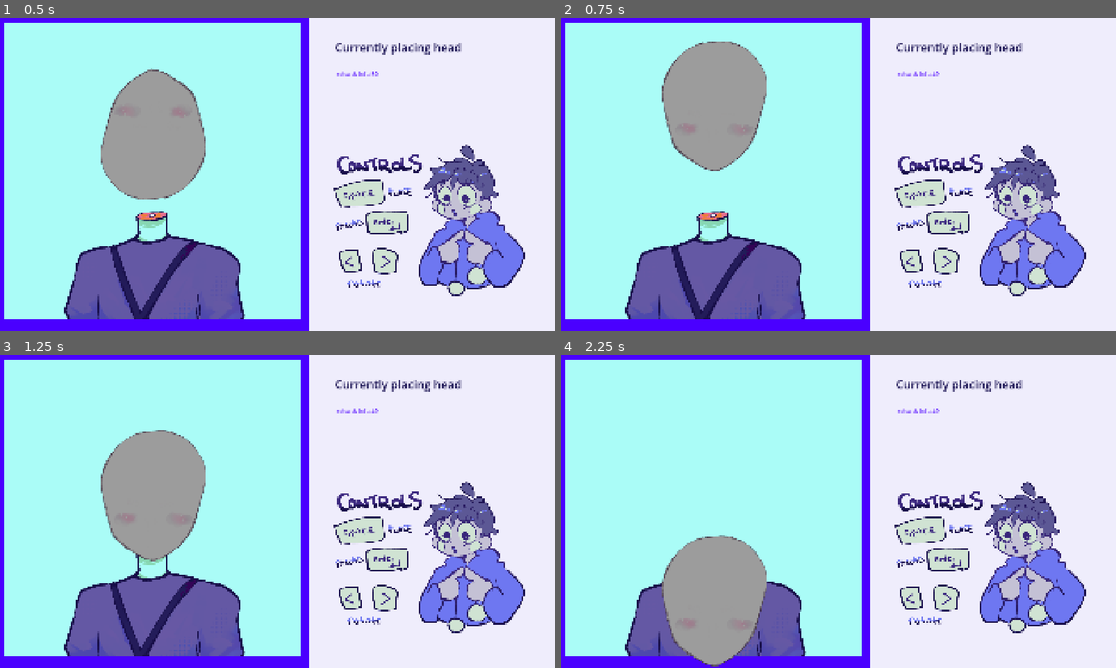
Above: before the commit, frames 1-4 (two rows, left to right).
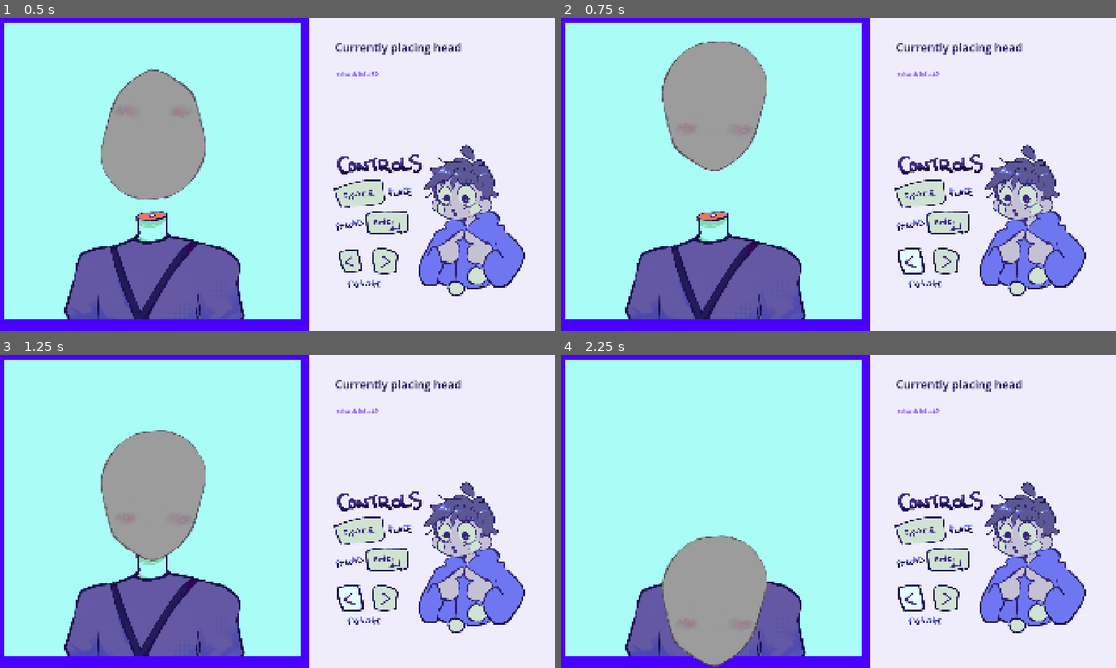
Above: after the commit, the same moments.

Repository: Herbeon/haven-toronto-game
Game: Godot game, scene res://game.tscn
Same seed, same stepped clock (60 frames per second), same inputs: the game is played once before the commit and once after it.
Inputs (mouse positions are in pixels of both pictures, inside the frame that each line leads up to):
- Up to frame 1 (0.5 s): no input
- Up to frame 2 (0.75 s): tap Enter (reload) at 0.5 s; move the mouse to (960, 158) at 0.52 s; hold Up from 0.53 s (still down); hold Left (rotate_ccwise) from 0.53 s (still down); click (960, 158) at 0.67 s
- Up to frame 3 (1.25 s): keep holding Up; keep holding Left (rotate_ccwise); tap Right (rotate_clockwise) at 0.8 s
- Up to frame 4 (2.25 s): move the mouse to (727, 527) at 1.27 s; release Up at 1.28 s; release Left (rotate_ccwise) at 1.28 s; hold Down 1.28-2.03 s; tap Right (rotate_clockwise) at 1.35 s; tap Left (rotate_ccwise) at 1.55 s; move the mouse to (894, 442) at 2.02 s; hold Up from 2.03 s (still down); hold Left (rotate_ccwise) from 2.03 s (still down)

Frame 1 is identical in both runs. In frame 2, 0.4% of the frame differs, in the area x 60-66%, y 73-82%; in frame 3, 0.4%; in frame 4, 0.4%.

Commit message:
added ui stuff

Diff:
--- /dev/null
+++ b/havenBounceBack/controls_explained.gd
@@ -0,0 +1,26 @@
+extends TextureRect
+
+
+# Called when the node enters the scene tree for the first time.
+func _ready() -> void:
+	pass # Replace with function body.
+
+
+# Called every frame. 'delta' is the elapsed time since the previous frame.
+func _process(delta: float) -> void:
+	if(Input.is_action_pressed("pause")):
+		$space.visible = true
+	else:
+		$space.visible = false
+	if(Input.is_action_pressed("reload")):
+		$enter.visible = true
+	else:
+		$enter.visible = false
+	if(Input.is_action_pressed("rotate_clockwise")):
+		$right.visible = true
+	else:
+		$right.visible = false
+	if(Input.is_action_pressed("rotate_ccwise")):
+		$left.visible = true
+	else:
+		$left.visible = false
--- a/havenBounceBack/game.tscn
+++ b/havenBounceBack/game.tscn
@@ -6,9 +6,14 @@
 [ext_resource type="PackedScene" uid="uid://djicpc76ou862" path="res://head.tscn" id="4_7jktm"]
 [ext_resource type="Texture2D" uid="uid://fu3aolj76tm8" path="res://backgrounds/controls.png" id="4_hve3p"]
 [ext_resource type="PackedScene" uid="uid://dpfcb61p4xb8e" path="res://torso.tscn" id="4_ryrav"]
+[ext_resource type="Script" uid="uid://3i7oe4mldhu7" path="res://controls_explained.gd" id="5_7sc4i"]
+[ext_resource type="Texture2D" uid="uid://d3dmu0vh273mj" path="res://backgrounds/spacepressed.png" id="6_80cx4"]
+[ext_resource type="Texture2D" uid="uid://r44uqnma4mm" path="res://backgrounds/enterpressed.png" id="7_e8heu"]
 [ext_resource type="PackedScene" uid="uid://crvkgv3gvwurq" path="res://ear_1.tscn" id="7_eow3j"]
 [ext_resource type="PackedScene" uid="uid://ccxtt8gld1bal" path="res://eye_1.tscn" id="7_j5wjh"]
 [ext_resource type="PackedScene" uid="uid://ccu8645egrb3x" path="res://ear_2.tscn" id="7_vef74"]
+[ext_resource type="Texture2D" uid="uid://dayl2ovffhxuf" path="res://backgrounds/leftpressed.png" id="8_rvswv"]
+[ext_resource type="Texture2D" uid="uid://dh1t1yxedru7f" path="res://backgrounds/rightpressed.png" id="9_boyg6"]
 [ext_resource type="PackedScene" uid="uid://x2u2rsucnlf8" path="res://mouth.tscn" id="9_vef74"]
 
 [sub_resource type="LabelSettings" id="LabelSettings_m6jhr"]
@@ -83,6 +88,43 @@
 offset_bottom = 968.0
 texture = ExtResource("4_hve3p")
 expand_mode = 1
+script = ExtResource("5_7sc4i")
+
+[node name="space" type="TextureRect" parent="controls explained" unique_id=646424990]
+layout_mode = 0
+offset_left = -20.0
+offset_top = -26.0
+offset_right = 805.3333
+offset_bottom = 593.0
+texture = ExtResource("6_80cx4")
+expand_mode = 1
+
+[node name="enter" type="TextureRect" parent="controls explained" unique_id=234672408]
+layout_mode = 0
+offset_left = -24.0
+offset_top = -52.0
+offset_right = 836.0
+offset_bottom = 593.0
+texture = ExtResource("7_e8heu")
+expand_mode = 1
+
+[node name="left" type="TextureRect" parent="controls explained" unique_id=718031464]
+layout_mode = 0
+offset_left = -14.0
+offset_top = -71.0
+offset_right = 840.6667
+offset_bottom = 570.0
+texture = ExtResource("8_rvswv")
+expand_mode = 1
+
+[node name="right" type="TextureRect" parent="controls explained" unique_id=364765185]
+layout_mode = 0
+offset_left = -25.0
+offset_top = -56.0
+offset_right = 793.6667
+offset_bottom = 558.0
+texture = ExtResource("9_boyg6")
+expand_mode = 1
 
 [node name="torso" parent="." unique_id=447771115 instance=ExtResource("4_ryrav")]
 z_index = 2
Binary file added: havenBounceBack/backgrounds/enterpressed.png
Not shown, added: havenBounceBack/backgrounds/enterpressed.png.import
Binary file added: havenBounceBack/backgrounds/leftpressed.png
Not shown, added: havenBounceBack/backgrounds/leftpressed.png.import
Binary file added: havenBounceBack/backgrounds/rightpressed.png
Not shown, added: havenBounceBack/backgrounds/rightpressed.png.import
Binary file added: havenBounceBack/backgrounds/spacepressed.png
Not shown, added: havenBounceBack/backgrounds/spacepressed.png.import
Not shown, added: havenBounceBack/controls_explained.gd.uid
Binary file changed: havenBounceBack/images and character assets/Bang 1 D.PNG
Not shown, added: havenBounceBack/images and character assets/Bang 1 D.PNG.import
Binary file changed: havenBounceBack/images and character assets/Bang 1 L.PNG
(and 31 more such lines)
